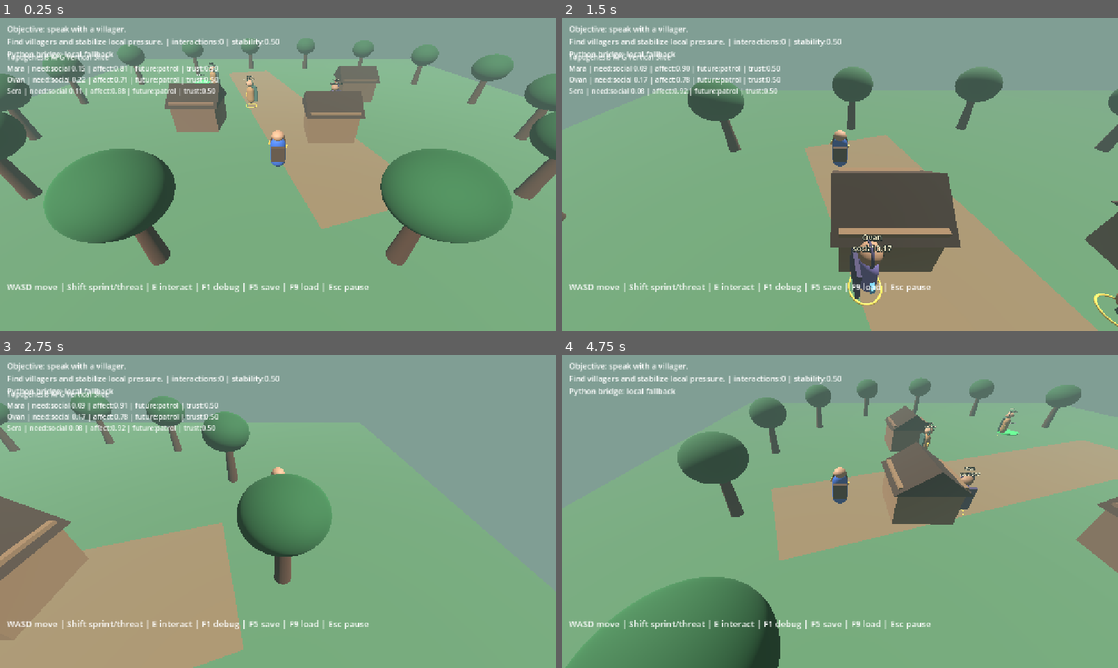
Above: before the commit, frames 1-4 (two rows, left to right).
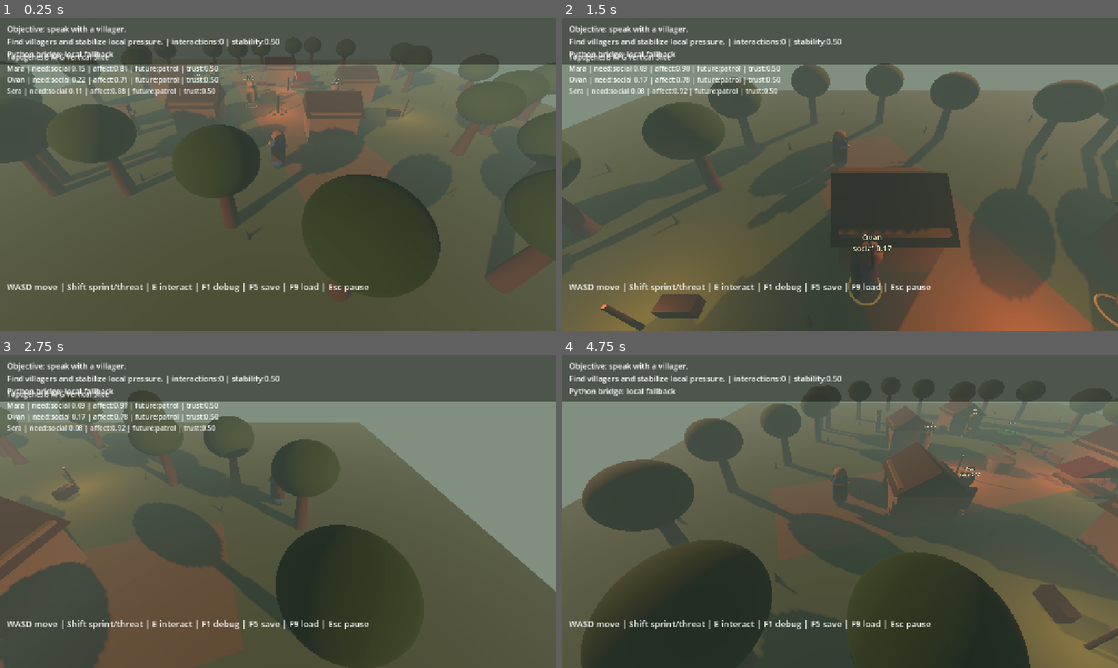
Above: after the commit, the same moments.

Repository: Homeo-X/Topogenesis
Game: Godot game, scene res://scenes/main.tscn
The game is run twice, just before and just after one commit, with the same random seed, the same clock (stepped at 60 frames per second) and the same inputs.
Inputs:
- Up to frame 1 (0.25 s): no input
- Up to frame 2 (1.5 s): hold D (move_right) 0.53-1.28 s; hold E (interact) 0.53-1.28 s; hold S (move_back) from 1.28 s (still down); tap Shift (sprint) at 1.35 s
- Up to frame 3 (2.75 s): release S (move_back) at 2.03 s; hold D (move_right) from 2.03 s (still down); hold E (interact) from 2.03 s (still down)
- Up to frame 4 (4.75 s): release D (move_right) at 2.78 s; release E (interact) at 2.78 s; hold W (move_forward) 2.78-3.53 s; tap Shift (sprint) at 2.85, 4.35 s; hold E (interact) 3.53-4.28 s; hold A (move_left) from 3.53 s (still down); tap F1 (toggle_debug) at 4.15 s

The runs differ from the first frame. In frame 1, 93% of the frame differs, in the area x 0-100%, y 0-100%; in frame 2, 89%; in frame 3, 82%; in frame 4, 90%.

Commit message:
Polish Godot village and bridge launch flow

Diff:
--- a/godot/scripts/debug_hud.gd
+++ b/godot/scripts/debug_hud.gd
@@ -4,11 +4,19 @@
 var objective_label: Label
 var dialogue_label: Label
 var prompt_label: Label
+var focus_panel: ColorRect
+var focus_label: Label
 var debug_visible := true
 var dialogue_timer := 0.0
 
 
 func _ready() -> void:
+	var top_shadow := ColorRect.new()
+	top_shadow.color = Color(0.03, 0.025, 0.02, 0.42)
+	top_shadow.position = Vector2(0, 0)
+	top_shadow.size = Vector2(1280, 108)
+	add_child(top_shadow)
+
 	objective_label = Label.new()
 	objective_label.position = Vector2(16, 12)
 	objective_label.size = Vector2(1000, 64)
@@ -33,6 +41,20 @@
 	prompt_label.size = Vector2(900, 40)
 	prompt_label.add_theme_font_size_override("font_size", 18)
 	add_child(prompt_label)
+
+	focus_panel = ColorRect.new()
+	focus_panel.color = Color(0.03, 0.025, 0.02, 0.68)
+	focus_panel.position = Vector2(912, 112)
+	focus_panel.size = Vector2(340, 188)
+	focus_panel.visible = false
+	add_child(focus_panel)
+
+	focus_label = Label.new()
+	focus_label.position = Vector2(930, 126)
+	focus_label.size = Vector2(304, 160)
+	focus_label.add_theme_font_size_override("font_size", 17)
+	focus_label.visible = false
+	add_child(focus_label)
 
 
 func _process(delta: float) -> void:
@@ -64,6 +86,34 @@
 	prompt_label.text = text
 
 
+func set_focus_state(npc_name: String, state: Dictionary) -> void:
+	var need := str(state.get("dominant_need", "unknown"))
+	var need_total := float(state.get("need_total", 0.0))
+	var affect := float(state.get("affect_stability", 0.0))
+	var future := str(state.get("future_action", "observe"))
+	var trust := float(state.get("trust_player", 0.5))
+	var memory_events: Array = state.get("memory_events", [])
+	var memory_text := "none"
+	if not memory_events.is_empty() and typeof(memory_events[-1]) == TYPE_DICTIONARY:
+		memory_text = str(memory_events[-1].get("claim", "recent pressure"))
+	focus_label.text = "%s\nNeed: %s %.2f\nAffect stability: %.2f\nIntention: %s\nTrust: %.2f\nRecent memory: %s" % [
+		npc_name,
+		need,
+		need_total,
+		affect,
+		future.replace("_", " "),
+		trust,
+		memory_text,
+	]
+	focus_panel.visible = true
+	focus_label.visible = true
+
+
+func clear_focus_state() -> void:
+	focus_panel.visible = false
+	focus_label.visible = false
+
+
 func show_pause(paused: bool) -> void:
 	if paused:
 		dialogue_label.text = "Paused | Esc resume"
--- a/godot/scripts/main.gd
+++ b/godot/scripts/main.gd
@@ -4,6 +4,11 @@
 var nearest_npc: Node = null
 var interact_was_down := false
 var is_paused := false
+var sun_light: DirectionalLight3D
+var world_environment: WorldEnvironment
+var torch_lights: Array[OmniLight3D] = []
+var time_of_day := 0.68
+var day_speed := 0.018
 
 
 func _ready() -> void:
@@ -17,7 +22,7 @@
 	_spawn_hud()
 
 
-func _process(_delta: float) -> void:
+func _process(delta: float) -> void:
 	if Input.is_action_just_pressed("pause"):
 		_toggle_pause()
 	if Input.is_action_just_pressed("save_game"):
@@ -26,11 +31,15 @@
 		_show_system_result(GameDirector.load_game(), "Loaded.", "Load failed.")
 	if is_paused:
 		return
+	_update_lighting(delta)
 	nearest_npc = _find_nearest_npc()
 	if nearest_npc != null:
 		hud.set_prompt("Press E to speak with %s" % nearest_npc.name)
+		if nearest_npc.has_method("current_state"):
+			hud.set_focus_state(str(nearest_npc.name), nearest_npc.current_state())
 	else:
 		hud.set_prompt("")
+		hud.clear_focus_state()
 	var interact_down := Input.is_action_pressed("interact")
 	if nearest_npc != null and interact_down and not interact_was_down:
 		if nearest_npc.has_method("interact"):
@@ -75,23 +84,28 @@
 
 
 func _build_lighting() -> void:
-	var sun := DirectionalLight3D.new()
-	sun.rotation_degrees = Vector3(-52.0, -28.0, 0.0)
-	sun.light_energy = 2.5
-	add_child(sun)
-
-	var world := WorldEnvironment.new()
+	sun_light = DirectionalLight3D.new()
+	sun_light.rotation_degrees = Vector3(-48.0, -32.0, 0.0)
+	sun_light.light_energy = 2.4
+	sun_light.light_color = Color(1.0, 0.82, 0.58)
+	sun_light.shadow_enabled = true
+	add_child(sun_light)
+
+	world_environment = WorldEnvironment.new()
 	var env := Environment.new()
 	env.background_mode = Environment.BG_COLOR
-	env.background_color = Color(0.47, 0.62, 0.70)
+	env.background_color = Color(0.44, 0.55, 0.58)
 	env.ambient_light_source = Environment.AMBIENT_SOURCE_COLOR
-	env.ambient_light_color = Color(0.55, 0.60, 0.58)
-	env.ambient_light_energy = 0.8
+	env.ambient_light_color = Color(0.46, 0.49, 0.43)
+	env.ambient_light_energy = 0.65
 	env.fog_enabled = true
-	env.fog_density = 0.018
-	env.fog_light_color = Color(0.50, 0.62, 0.58)
-	world.environment = env
-	add_child(world)
+	env.fog_density = 0.016
+	env.fog_light_color = Color(0.50, 0.56, 0.50)
+	env.glow_enabled = true
+	env.glow_intensity = 0.18
+	world_environment.environment = env
+	add_child(world_environment)
+	_update_lighting(0.0)
 
 
 func _build_ground() -> void:
@@ -121,11 +135,28 @@
 		[Vector3(-5.0, 0.0, 4.0), Color(0.45, 0.33, 0.24)],
 		[Vector3(3.0, 0.0, 5.5), Color(0.50, 0.38, 0.26)],
 		[Vector3(6.5, 0.0, -1.5), Color(0.40, 0.30, 0.22)],
+		[Vector3(-9.0, 0.0, -1.8), Color(0.43, 0.31, 0.23)],
+		[Vector3(0.2, 0.0, -6.2), Color(0.36, 0.33, 0.28)],
 	]:
 		_add_hut(item[0], item[1])
-	for i in range(14):
-		var angle := TAU * float(i) / 14.0
-		_add_tree(Vector3(cos(angle) * 16.0, 0.0, sin(angle) * 14.0))
+	_add_well(Vector3(-1.0, 0.0, -0.8))
+	_add_market_stall(Vector3(2.2, 0.0, -2.7))
+	_add_blacksmith(Vector3(8.0, 0.0, 3.2))
+	_add_chapel_marker(Vector3(-8.7, 0.0, 5.6))
+	_add_campfire(Vector3(0.0, 0.0, 2.2))
+	_add_herb_garden(Vector3(-7.8, 0.0, -5.7))
+	for fence_x in [-4.0, -2.8, -1.6, 1.6, 2.8, 4.0]:
+		_add_fence(Vector3(fence_x, 0.0, -4.7), 0.0)
+	for i in range(26):
+		var angle := TAU * float(i) / 26.0
+		var radius_x := 15.0 + 2.5 * sin(float(i) * 1.7)
+		var radius_z := 13.5 + 2.0 * cos(float(i) * 1.2)
+		_add_tree(Vector3(cos(angle) * radius_x, 0.0, sin(angle) * radius_z))
+	for i in range(36):
+		var x := -17.0 + float((i * 7) % 34)
+		var z := -17.0 + float((i * 11) % 34)
+		if absf(x) > 3.0 or absf(z) > 5.0:
+			_add_grass_patch(Vector3(x, 0.0, z))
 
 
 func _add_path() -> void:
@@ -199,6 +230,174 @@
 	collision.position = pos + Vector3(0.0, 1.0, 0.0)
 	body.add_child(collision)
 	add_child(body)
+
+
+func _add_well(pos: Vector3) -> void:
+	var base := MeshInstance3D.new()
+	var base_mesh := CylinderMesh.new()
+	base_mesh.top_radius = 0.78
+	base_mesh.bottom_radius = 0.86
+	base_mesh.height = 0.68
+	base.mesh = base_mesh
+	base.position = pos + Vector3(0.0, 0.34, 0.0)
+	base.material_override = _material(Color(0.38, 0.37, 0.34), 0.95)
+	add_child(base)
+
+	var beam := MeshInstance3D.new()
+	var beam_mesh := BoxMesh.new()
+	beam_mesh.size = Vector3(1.55, 0.15, 0.15)
+	beam.mesh = beam_mesh
+	beam.position = pos + Vector3(0.0, 1.26, 0.0)
+	beam.material_override = _material(Color(0.24, 0.14, 0.08), 0.85)
+	add_child(beam)
+
+
+func _add_market_stall(pos: Vector3) -> void:
+	var table := MeshInstance3D.new()
+	var table_mesh := BoxMesh.new()
+	table_mesh.size = Vector3(2.2, 0.18, 1.0)
+	table.mesh = table_mesh
+	table.position = pos + Vector3(0.0, 0.72, 0.0)
+	table.material_override = _material(Color(0.33, 0.20, 0.10), 0.82)
+	add_child(table)
+
+	var awning := MeshInstance3D.new()
+	var awning_mesh := PrismMesh.new()
+	awning_mesh.size = Vector3(2.6, 0.55, 1.25)
+	awning.mesh = awning_mesh
+	awning.position = pos + Vector3(0.0, 1.65, 0.0)
+	awning.rotation_degrees.y = 90.0
+	awning.material_override = _material(Color(0.45, 0.11, 0.10), 0.78)
+	add_child(awning)
+	_add_torch(pos + Vector3(-1.25, 0.0, -0.65))
+
+
+func _add_blacksmith(pos: Vector3) -> void:
+	var anvil := MeshInstance3D.new()
+	var anvil_mesh := BoxMesh.new()
+	anvil_mesh.size = Vector3(0.86, 0.42, 0.38)
+	anvil.mesh = anvil_mesh
+	anvil.position = pos + Vector3(0.0, 0.42, 0.0)
+	anvil.material_override = _material(Color(0.16, 0.16, 0.15), 0.5)
+	add_child(anvil)
+	_add_torch(pos + Vector3(0.9, 0.0, -0.3))
+
+
+func _add_chapel_marker(pos: Vector3) -> void:
+	var stone := MeshInstance3D.new()
+	var stone_mesh := BoxMesh.new()
+	stone_mesh.size = Vector3(0.55, 1.8, 0.38)
+	stone.mesh = stone_mesh
+	stone.position = pos + Vector3(0.0, 0.9, 0.0)
+	stone.material_override = _material(Color(0.42, 0.42, 0.39), 0.96)
+	add_child(stone)
+	var cross := MeshInstance3D.new()
+	var cross_mesh := BoxMesh.new()
+	cross_mesh.size = Vector3(1.0, 0.18, 0.20)
+	cross.mesh = cross_mesh
+	cross.position = pos + Vector3(0.0, 1.38, -0.02)
+	cross.material_override = stone.material_override
+	add_child(cross)
+
+
+func _add_campfire(pos: Vector3) -> void:
+	for i in range(6):
+		var rock := MeshInstance3D.new()
+		var rock_mesh := SphereMesh.new()
+		rock_mesh.radius = 0.14
+		rock_mesh.height = 0.18
+		rock.mesh = rock_mesh
+		var angle := TAU * float(i) / 6.0
+		rock.position = pos + Vector3(cos(angle) * 0.55, 0.12, sin(angle) * 0.55)
+		rock.material_override = _material(Color(0.28, 0.27, 0.24), 0.92)
+		add_child(rock)
+	_add_torch(pos)
+
+
+func _add_herb_garden(pos: Vector3) -> void:
+	var soil := MeshInstance3D.new()
+	var soil_mesh := BoxMesh.new()
+	soil_mesh.size = Vector3(2.4, 0.08, 1.5)
+	soil.mesh = soil_mesh
+	soil.position = pos + Vector3(0.0, 0.04, 0.0)
+	soil.material_override = _material(Color(0.18, 0.11, 0.07), 1.0)
+	add_child(soil)
+	for i in range(8):
+		_add_grass_patch(pos + Vector3(-0.9 + 0.25 * float(i), 0.05, -0.35 + 0.18 * float(i % 3)))
+
+
+func _add_fence(pos: Vector3, yaw: float) -> void:
+	var fence := MeshInstance3D.new()
+	var mesh := BoxMesh.new()
+	mesh.size = Vector3(1.0, 0.36, 0.12)
+	fence.mesh = mesh
+	fence.position = pos + Vector3(0.0, 0.42, 0.0)
+	fence.rotation_degrees.y = yaw
+	fence.material_override = _material(Color(0.30, 0.19, 0.10), 0.88)
+	add_child(fence)
+
+
+func _add_grass_patch(pos: Vector3) -> void:
+	var grass := MeshInstance3D.new()
+	var mesh := CylinderMesh.new()
+	mesh.top_radius = 0.02
+	mesh.bottom_radius = 0.09
+	mesh.height = 0.42
+	grass.mesh = mesh
+	grass.position = pos + Vector3(0.0, 0.21, 0.0)
+	grass.rotation_degrees = Vector3(0.0, float(int(pos.x * 17.0) % 180), 8.0)
+	grass.material_override = _material(Color(0.18, 0.32, 0.16), 0.95)
+	add_child(grass)
+
+
+func _add_torch(pos: Vector3) -> void:
+	var post := MeshInstance3D.new()
+	var post_mesh := CylinderMesh.new()
+	post_mesh.top_radius = 0.045
+	post_mesh.bottom_radius = 0.06
+	post_mesh.height = 1.25
+	post.mesh = post_mesh
+	post.position = pos + Vector3(0.0, 0.65, 0.0)
+	post.material_override = _material(Color(0.20, 0.12, 0.06), 0.84)
+	add_child(post)
+
+	var light := OmniLight3D.new()
+	light.position = pos + Vector3(0.0, 1.34, 0.0)
+	light.light_color = Color(1.0, 0.55, 0.22)
+	light.light_energy = 1.4
+	light.omni_range = 5.0
+	torch_lights.append(light)
+	add_child(light)
+
+
+func _material(color: Color, roughness: float) -> StandardMaterial3D:
+	var mat := StandardMaterial3D.new()
+	mat.albedo_color = color
+	mat.roughness = roughness
+	return mat
+
+
+func _update_lighting(delta: float) -> void:
+	time_of_day = fmod(time_of_day + day_speed * delta, 1.0)
+	var sun_phase := sin(time_of_day * TAU)
+	var daylight := clampf(sun_phase * 0.55 + 0.55, 0.08, 1.0)
+	if sun_light != null:
+		sun_light.rotation_degrees.x = lerpf(-16.0, -68.0, daylight)
+		sun_light.rotation_degrees.y = -35.0 + 24.0 * cos(time_of_day * TAU)
+		sun_light.light_energy = lerpf(0.08, 2.7, daylight)
+		sun_light.light_color = Color(1.0, lerpf(0.52, 0.84, daylight), lerpf(0.36, 0.68, daylight))
+	if world_environment != null and world_environment.environment != null:
+		var env := world_environment.environment
+		env.background_color = Color(
+			lerpf(0.05, 0.44, daylight),
+			lerpf(0.07, 0.55, daylight),
+			lerpf(0.10, 0.58, daylight)
+		)
+		env.ambient_light_energy = lerpf(0.18, 0.72, daylight)
+		env.fog_density = lerpf(0.030, 0.012, daylight)
+	for light in torch_lights:
+		if light != null:
+			light.light_energy = lerpf(2.4, 0.55, daylight)
 
 
 func _spawn_player() -> void:
Not shown, changed: godot/README.md
Not shown, added: godot/run_with_bridge.ps1
